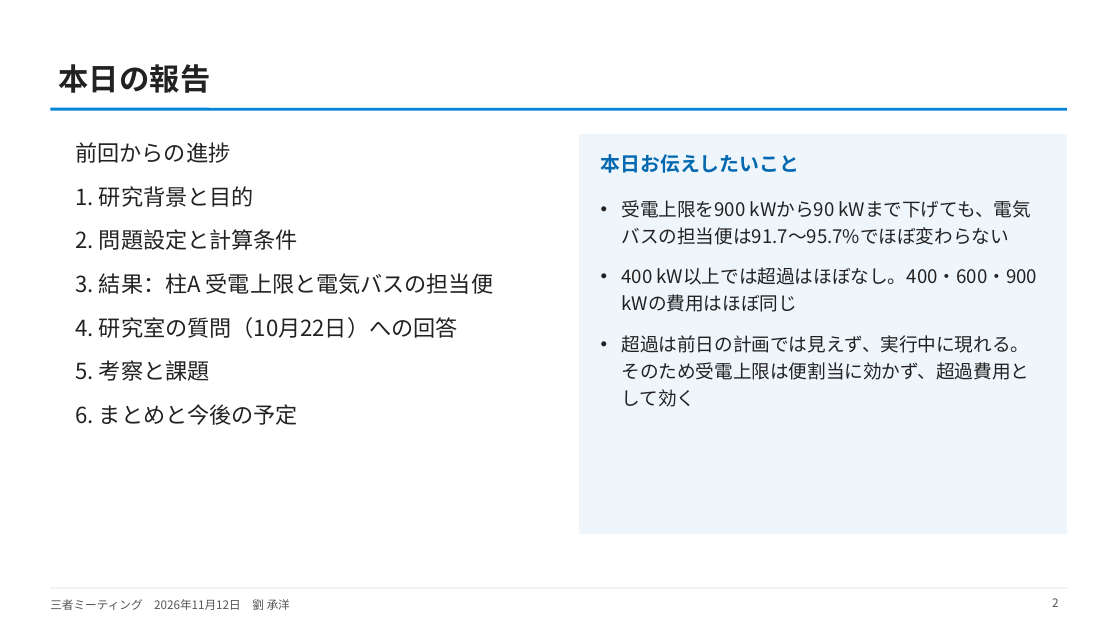
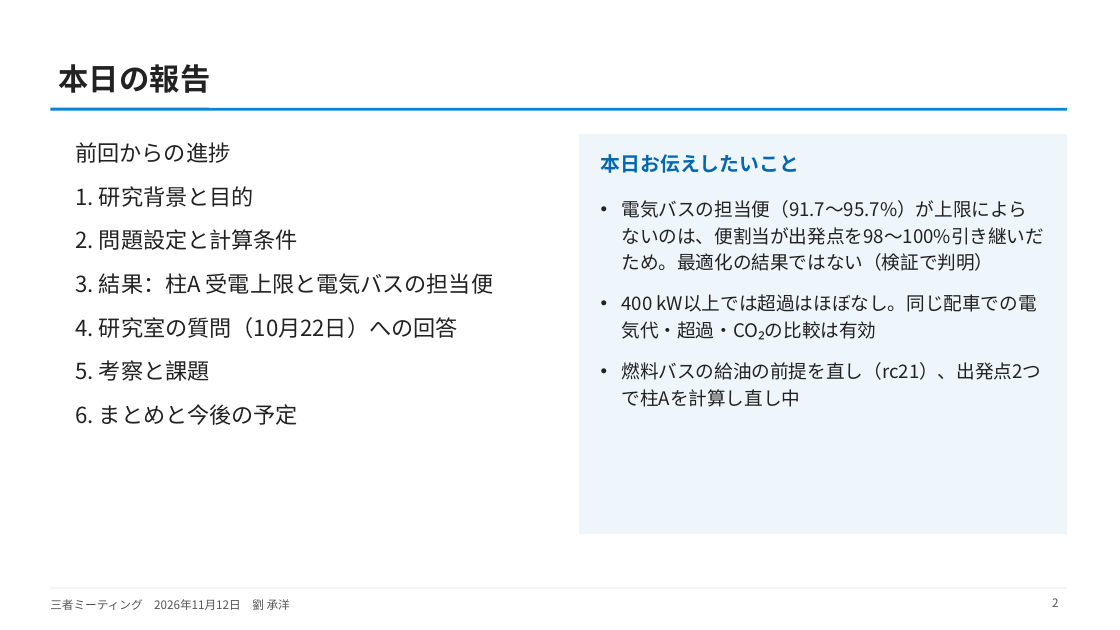
Before and after one commit to CYLIU2003/master-course, a slide deck: slide 2 of outcome/2026-11-12_three_party/three_party_20261112.pptx. Drawn at 1120x630 pixels with LibreOffice and Linux fonts; fonts in the diff are those of the drawing. Boxes give left, top, right and bottom in pixels: in the first picture for what was removed or moved away, otherwise in the second. Text is boxed around its words. In the diff, an @@ line names an element or a change of style, - is before the commit and + after.

```diff
--- a/outcome/2026-11-12_three_party/three_party_20261112.pptx
+++ b/outcome/2026-11-12_three_party/three_party_20261112.pptx
@@ text at (622,200,1045,380): text changed @@
-• 受電上限を900 kWから90 kWまで下げても、電気バスの担当便は91.7〜95.7%でほぼ変わらない
-• 400 kW以上では超過はほぼなし。400・600・900 kWの費用はほぼ同じ
-• 超過は前日の計画では見えず、実行中に現れる。そのため受電上限は便割当に効かず、超過費用として効く
+• 電気バスの担当便（91.7〜95.7%）が上限によらないのは、便割当が出発点を98〜100%引き継いだため。最適化の結果ではない（検証で判明）
+• 400 kW以上では超過はほぼなし。同じ配車での電気代・超過・CO₂の比較は有効
+• 燃料バスの給油の前提を直し（rc21）、出発点2つで柱Aを計算し直し中
```
Also in this commit, not shown: 5 other slides changed, 2 slides added, 3 other files.
